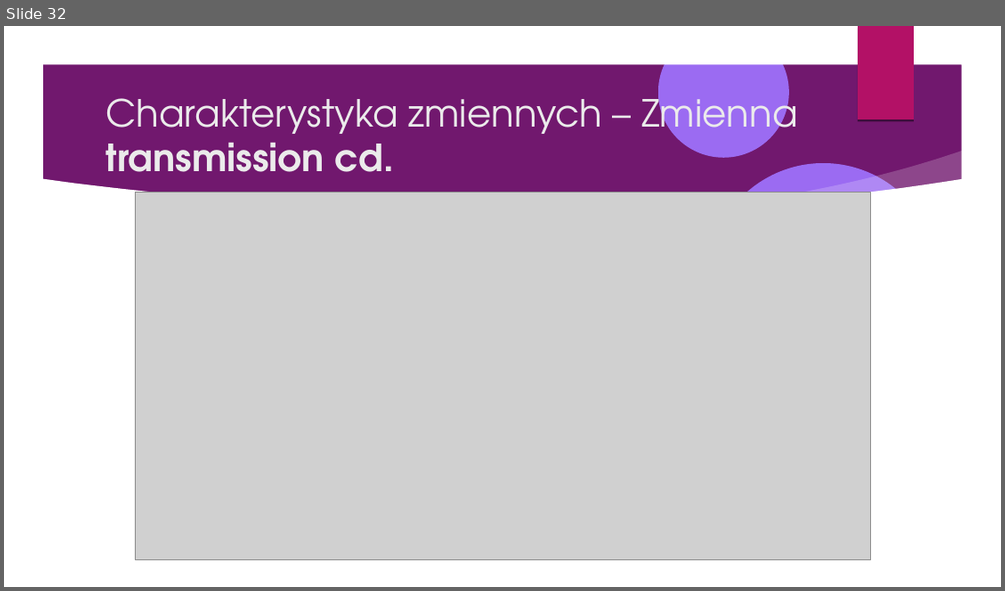
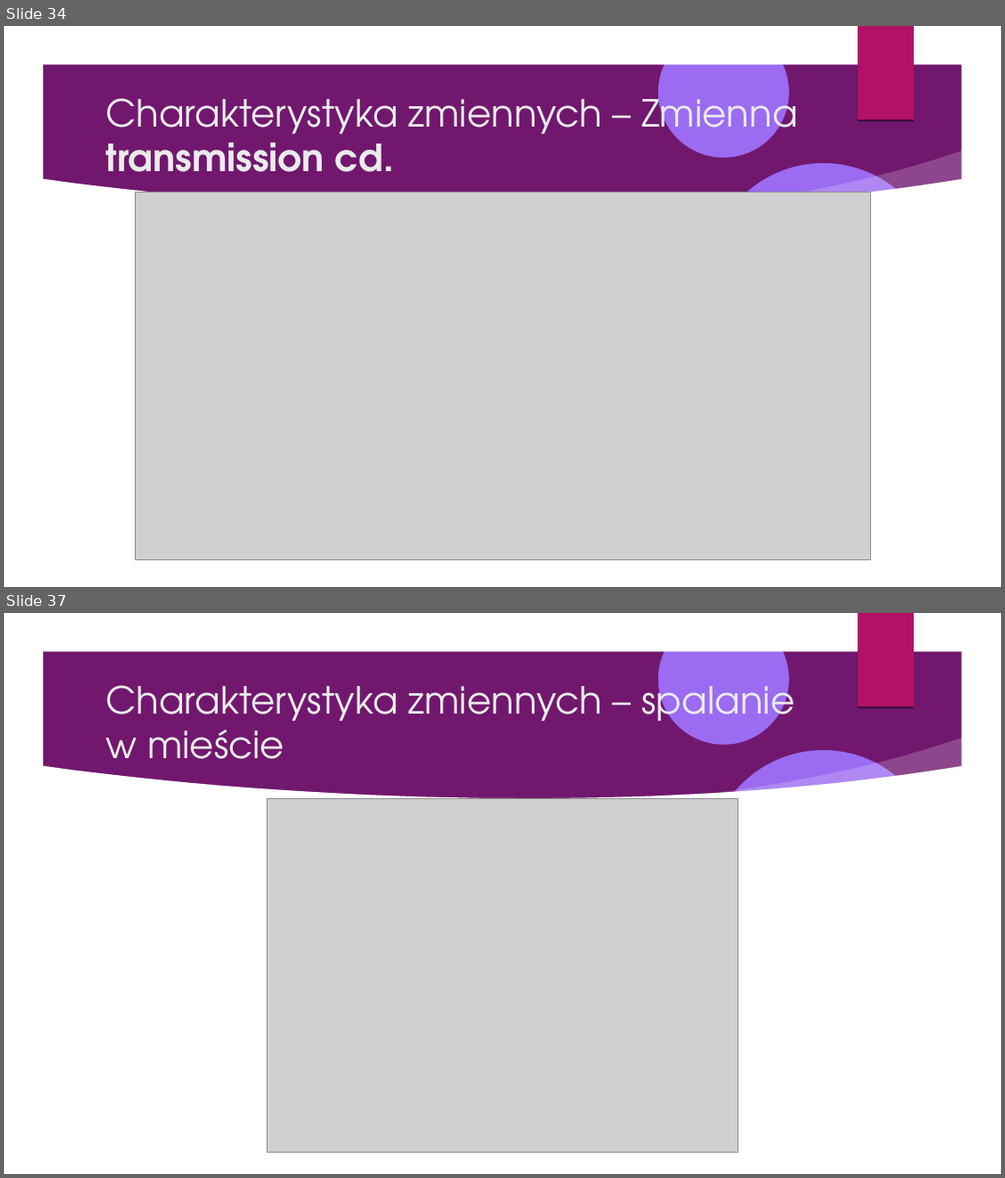
Before and after one commit to Pawel-Tomasz-Nowak/Scientific-collaboration, a slide deck: EmissionAnalysis/Prezentacja projektu.odp. Shown one above the other, each under a label of ours: slide 32 before the commit, slides 34 and 37 after it; the slides between them are not shown. The pictures are 1005x591 and 1005x1178 pixels, drawn with LibreOffice and Linux fonts; fonts in the diff are those of the drawing; grey boxes stand for pictures; background and template pictures are left out. Boxes give left, top, right and bottom in pixels: in the first picture for what was removed or moved away, otherwise in the second. Text is boxed around its words. In the diff, an @@ line names an element or a change of style, - is before the commit and + after.

```diff
--- a/EmissionAnalysis/Prezentacja projektu.odp
+++ b/EmissionAnalysis/Prezentacja projektu.odp
@@ slide 37 added at bbox=[4, 613, 1001, 1174], background picture (left out); not listed: 9 template elements that a slide beside it also shows @@
@@ title added at bbox=[105, 675, 795, 776], 36 pt, text #EBEBEB @@
+Charakterystyka zmiennych – spalanie w mieście
@@ picture added at bbox=[267, 798, 738, 1151] @@
@@ what was slide 32 is now slide 34 @@
```
Also in this commit, not shown: 7 other slides added, 5 slides removed, 3 other files.
